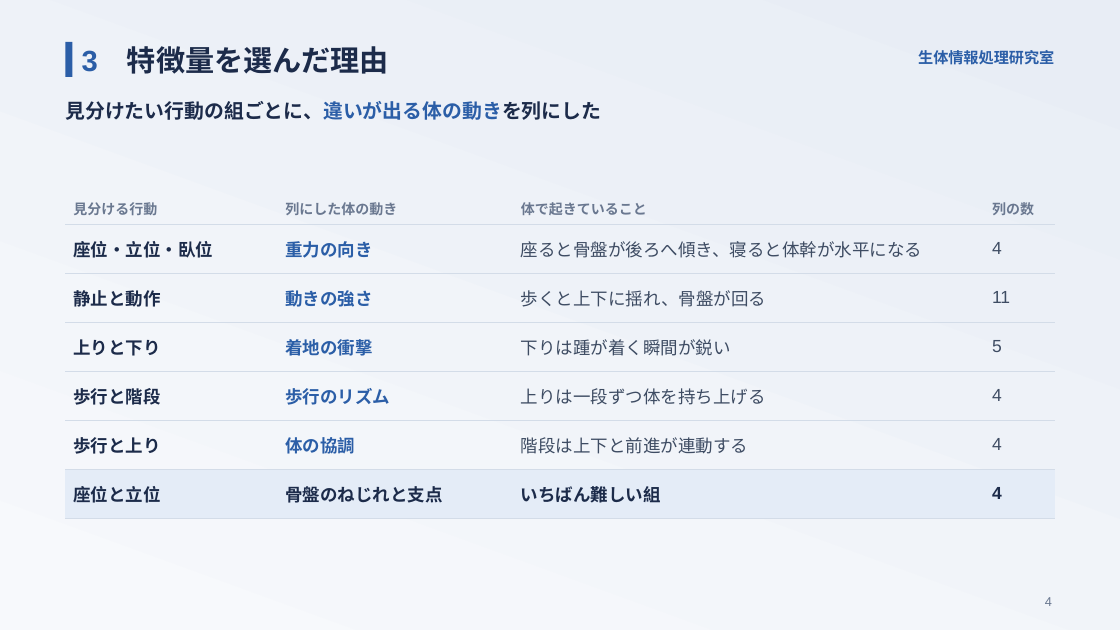
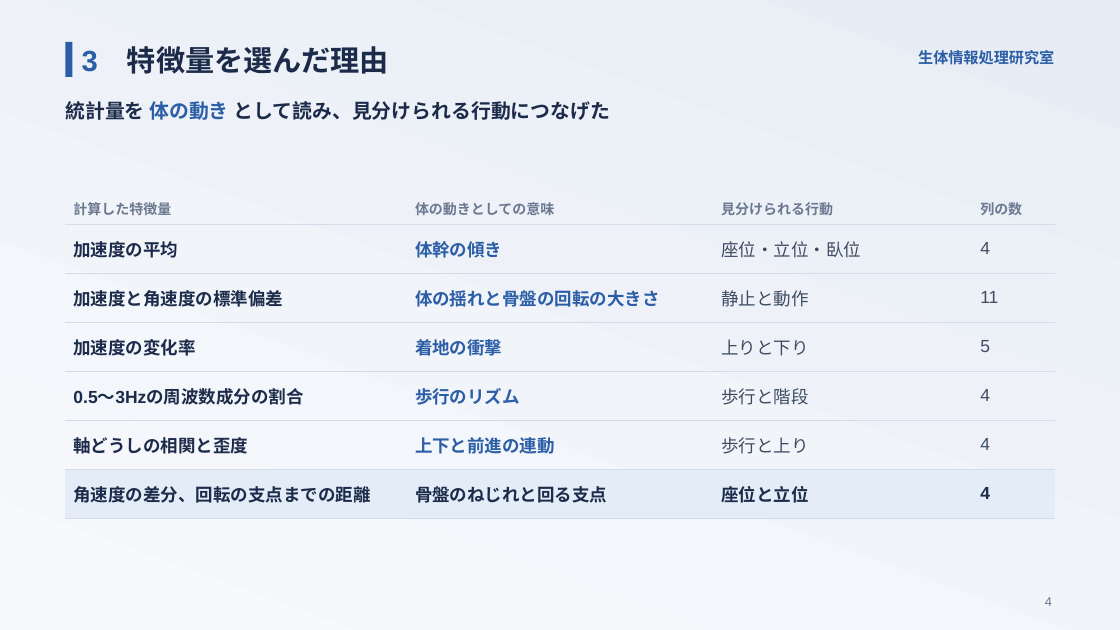
Before and after one commit to takuto-nohara/DataScienceContest, a slide deck: slide 4 of presentation/final_seitailab.pptx. Drawn at 1120x630 pixels with LibreOffice and Linux fonts; fonts in the diff are those of the drawing. Boxes give left, top, right and bottom in pixels: in the first picture for what was removed or moved away, otherwise in the second. Text is boxed around its words. In the diff, an @@ line names an element or a change of style, - is before the commit and + after.

```diff
--- a/presentation/final_seitailab.pptx
+++ b/presentation/final_seitailab.pptx
@@ text at (x1=65, y1=101, x2=610, y2=120): text changed @@
-見分けたい行動の組ごとに、違いが出る体の動きを列にした
+統計量を 体の動き として読み、見分けられる行動につなげた
@@ table at (x1=66, y1=193, x2=1055, y2=518) @@
-row 1: 見分ける行動 | 列にした体の動き | 体で起きていること | 列の数
+row 1: 計算した特徴量 | 体の動きとしての意味 | 見分けられる行動 | 列の数
-row 2: 座位・立位・臥位 | 重力の向き | 座ると骨盤が後ろへ傾き、寝ると体幹が水平になる | 4
+row 2: 加速度の平均 | 体幹の傾き | 座位・立位・臥位 | 4
-row 3: 静止と動作 | 動きの強さ | 歩くと上下に揺れ、骨盤が回る | 11
+row 3: 加速度と角速度の標準偏差 | 体の揺れと骨盤の回転の大きさ | 静止と動作 | 11
-row 4, column 1: 上りと下り
+row 4, column 1: 加速度の変化率
-row 4, column 3: 下りは踵が着く瞬間が鋭い
+row 4, column 3: 上りと下り
-row 5, column 1: 歩行と階段
+row 5, column 1: 0.5〜3Hzの周波数成分の割合
-row 5, column 3: 上りは一段ずつ体を持ち上げる
+row 5, column 3: 歩行と階段
-row 6: 歩行と上り | 体の協調 | 階段は上下と前進が連動する | 4
+row 6: 軸どうしの相関と歪度 | 上下と前進の連動 | 歩行と上り | 4
-row 7: 座位と立位 | 骨盤のねじれと支点 | いちばん難しい組 | 4
+row 7: 角速度の差分、回転の支点までの距離 | 骨盤のねじれと回る支点 | 座位と立位 | 4
```
Also in this commit, not shown: 1 other slide changed, 4 other files.
